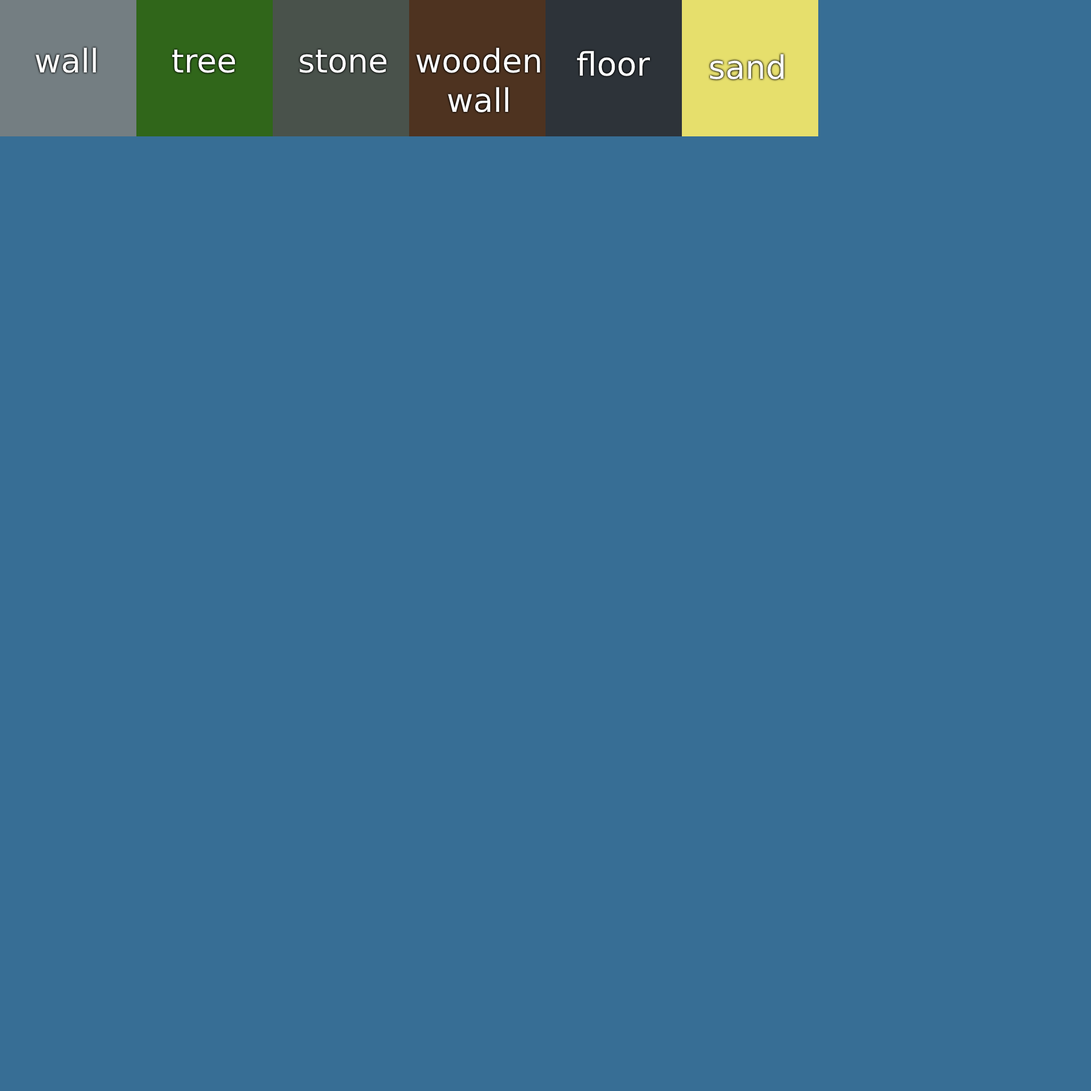
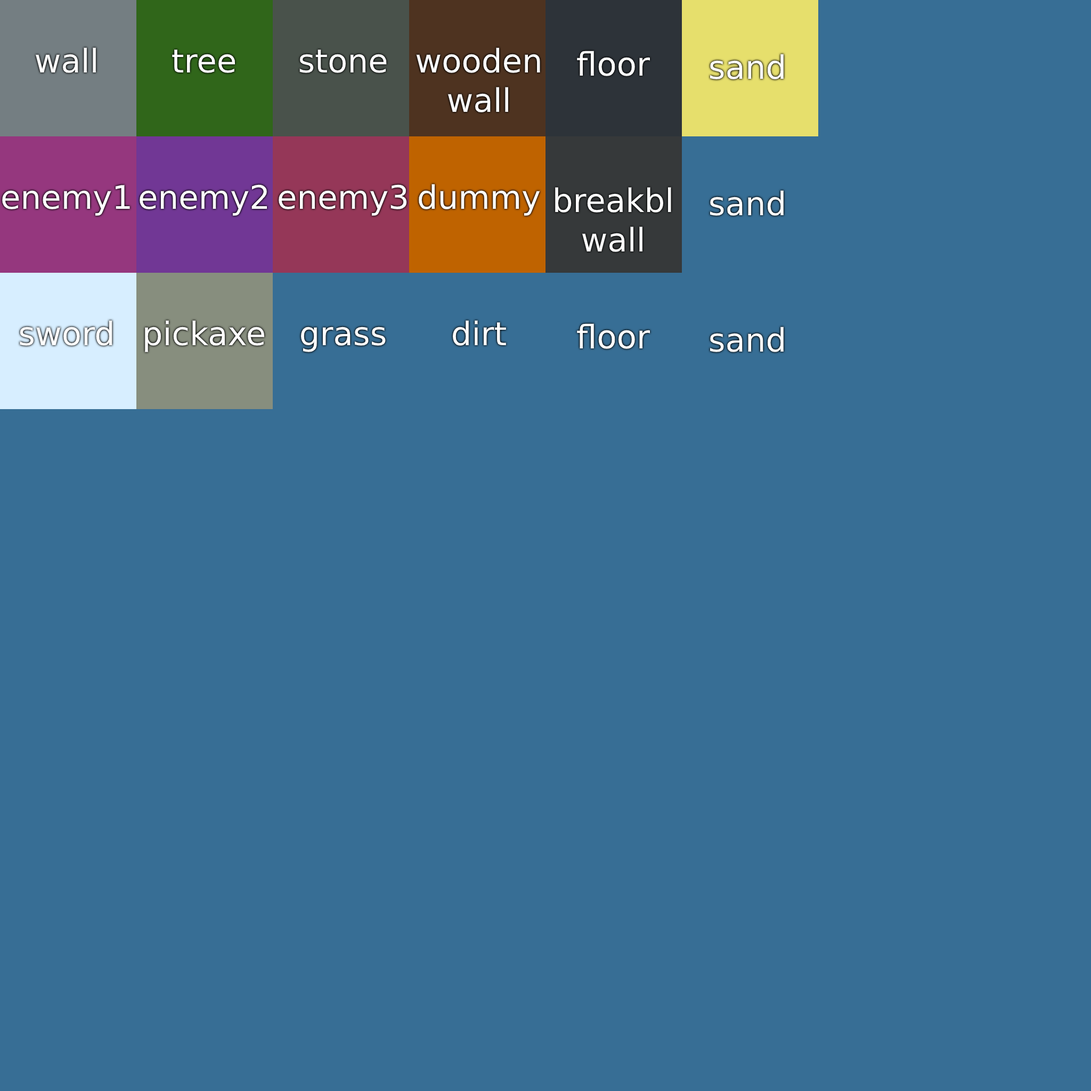
Layered file, before and after one edit (1091 x 1091). Changes by layer:
showed group "TEXT" (6th of 8, in "ROW 1 copy 2") (7 layers) over [19, 320, 784, 386]
renamed "water" to "sword", painted on it over [19, 320, 113, 346]
renamed "shallow water" to "pickaxe", painted on it over [144, 320, 265, 386]
showed group "TEXT" (7th of 8, in "ROW 1 copy") (7 layers) over [2, 183, 784, 253]
renamed "water" to "enemy1", painted on it over [2, 184, 131, 216]
renamed "shallow water" to "enemy2", painted on it over [139, 183, 268, 249]
renamed "grass" to "enemy3", painted on it over [278, 184, 408, 216]
renamed "floor" to "breakbl wall", painted on it over [555, 187, 672, 253]
renamed "dirt" to "dummy", painted on it over [418, 183, 541, 216]
